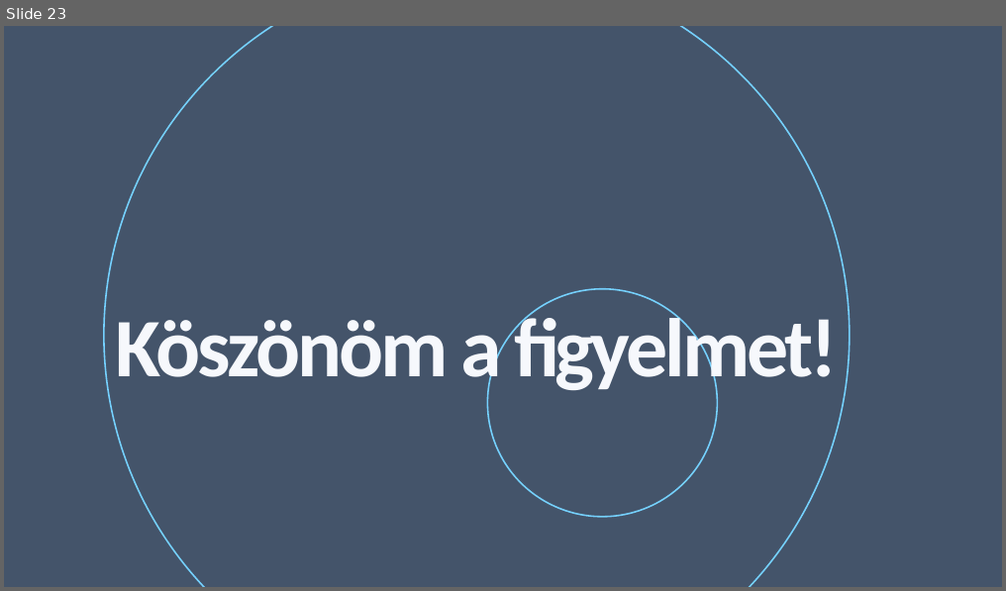
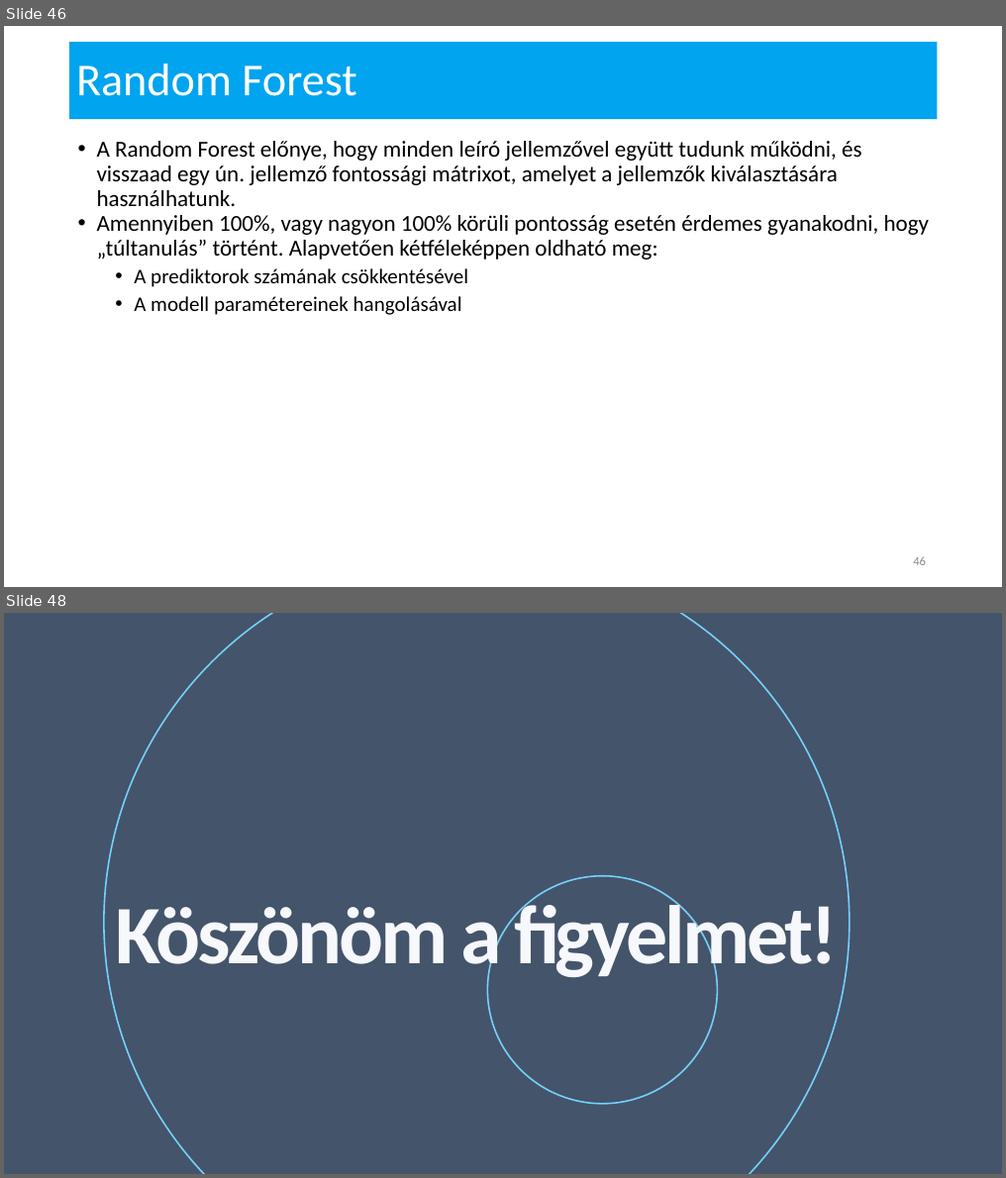
Before and after one commit to mshuedu/microsoft-ai-curriculum, a slide deck: 06-Azure Notebooks alapok/MI-6 - Azure Notebooks.pptx. Shown one above the other, each under a label of ours: slide 23 before the commit, slides 46 and 48 after it; the slides between them are not shown. The pictures are 1006x591 and 1006x1178 pixels, drawn with LibreOffice and Linux fonts; fonts in the diff are those of the drawing; background and template pictures are left out. Boxes give left, top, right and bottom in pixels: in the first picture for what was removed or moved away, otherwise in the second. Text is boxed around its words. In the diff, an @@ line names an element or a change of style, - is before the commit and + after.

```diff
--- a/06-Azure Notebooks alapok/MI-6 - Azure Notebooks.pptx
+++ b/06-Azure Notebooks alapok/MI-6 - Azure Notebooks.pptx
@@ slide 46 added at bbox=[4, 26, 1002, 587], background #FFFFFF @@
@@ rectangle added at bbox=[69, 42, 938, 120], fill #00A4EF @@
@@ title added at bbox=[76, 64, 356, 96], 44 pt, text #FFFEFF @@
+Random Forest
@@ text added at bbox=[97, 141, 930, 315], 22 pt, text #000000 @@
+• A Random Forest előnye, hogy minden leíró jellemzővel együtt tudunk működni, és visszaad egy ún. jellemző fontossági mátrixot, amelyet a jellemzők kiválasztására használhatunk.
+• Amennyiben 100%, vagy nagyon 100% körüli pontosság esetén érdemes gyanakodni, hogy „túltanulás” történt. Alapvetően kétféleképpen oldható meg:
+  • A prediktorok számának csökkentésével
+  • A modell paramétereinek hangolásával
@@ page number added at bbox=[913, 557, 926, 566], 12 pt, text #8C8C8C @@
+46
@@ what was slide 23 is now slide 48 @@
```
Also in this commit, not shown: 1 slide changed, 24 other slides added, 27 other files.
